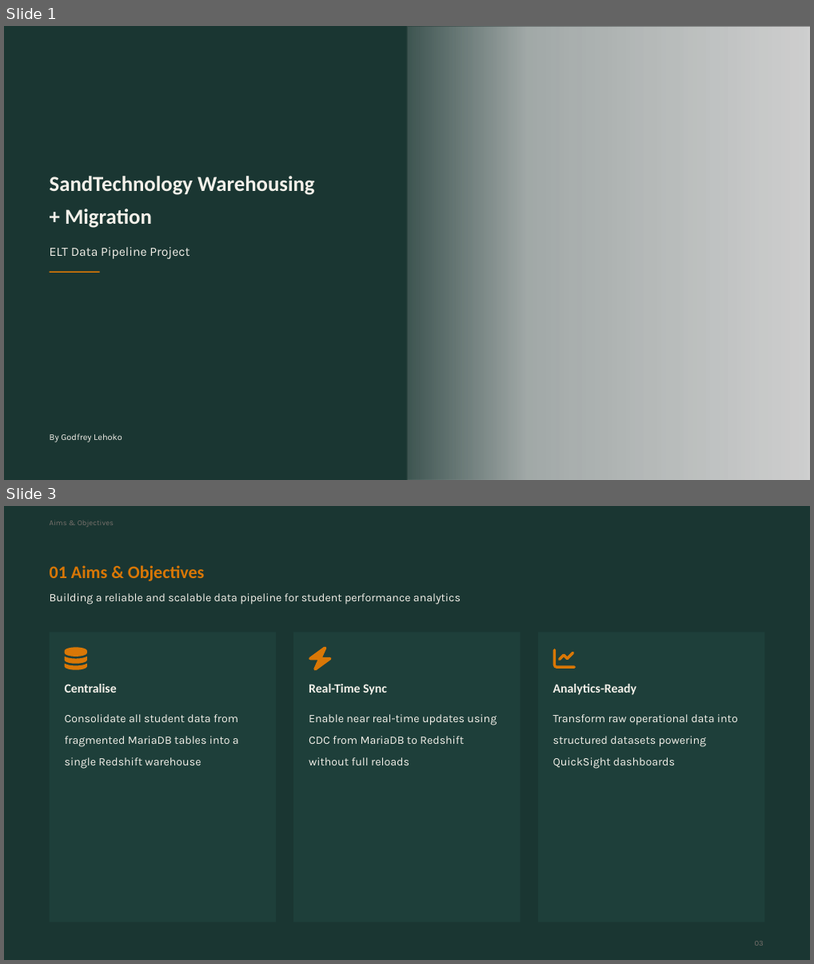
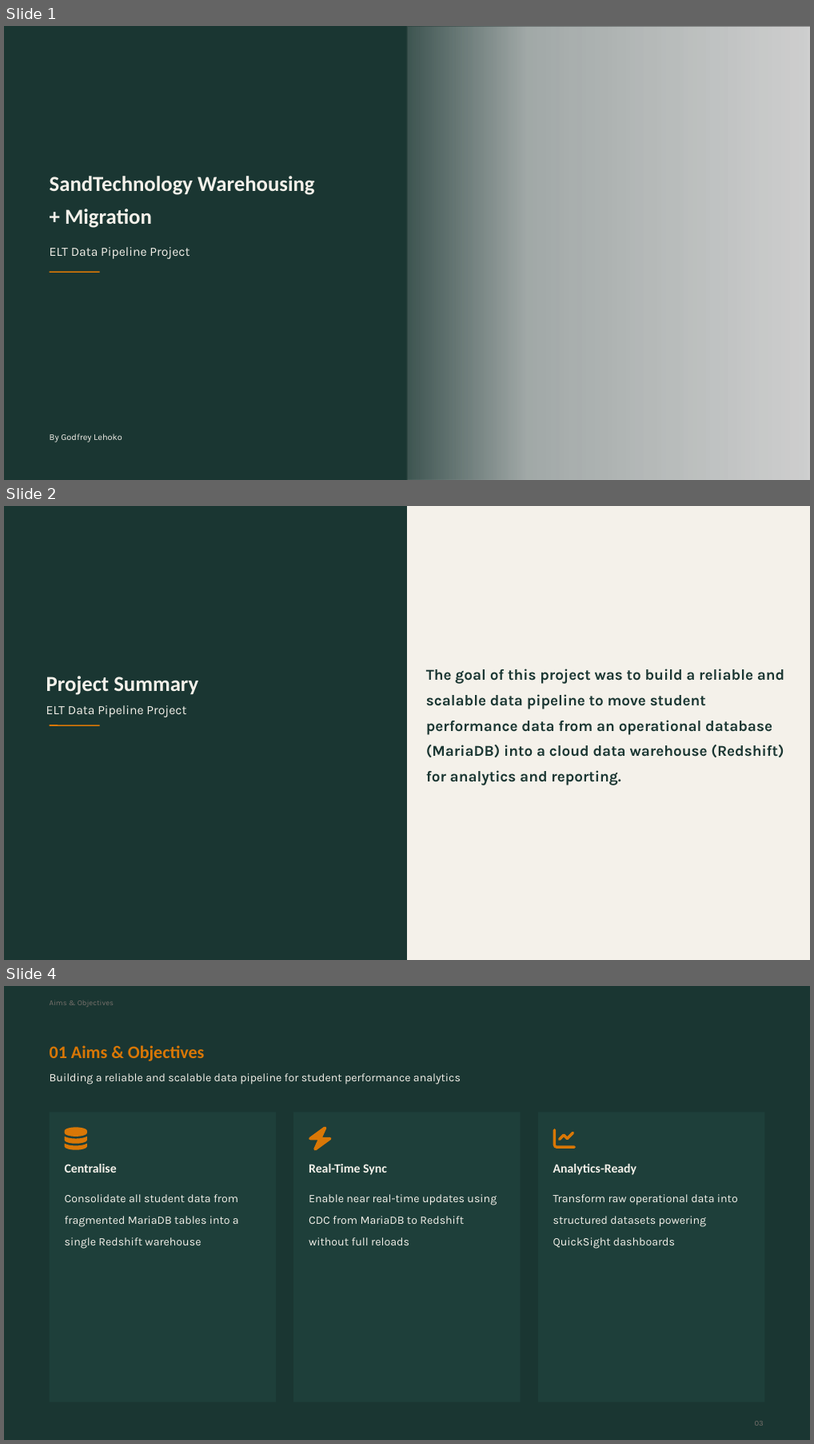
Before and after one commit to godfreylehokoG/incubeta-de-screening, a slide deck: previous-project-walkthrough/SandTechnology Warehousing + Migration.pptx. Shown one above the other, each under a label of ours: slides 1 and 3 before the commit, slides 1, 2 and 4 after it; the slides between them are not shown. The pictures are 814x964 and 814x1444 pixels, drawn with LibreOffice and Linux fonts; fonts in the diff are those of the drawing; grey boxes stand for pictures. Boxes give left, top, right and bottom in pixels: in the first picture for what was removed or moved away, otherwise in the second. Text is boxed around its words. In the diff, an @@ line names an element or a change of style, - is before the commit and + after.

```diff
--- a/previous-project-walkthrough/SandTechnology Warehousing + Migration.pptx
+++ b/previous-project-walkthrough/SandTechnology Warehousing + Migration.pptx
@@ slide 2 added at (4, 506, 810, 960), background #F4F1EA @@
@@ rectangle added at (4, 506, 407, 960), fill #1A3632 @@
@@ text added at (426, 668, 785, 785), 24 pt, text #1A3632, bold @@
+The goal of this project was to build a reliable and scalable data pipeline to move student performance data from an operational database (MariaDB) into a cloud data warehouse (Redshift) for analytics and reporting.
@@ text added at (46, 676, 198, 695), 34 pt, text #F4F1EA, bold @@
+Project Summary
@@ text added at (46, 705, 186, 717), 20 pt, text #F4F1EA @@
+ELT Data Pipeline Project
@@ line added from (50, 725) to (100, 725), #D97706 2 pt @@
@@ what was slide 3 is now slide 4 @@
```
Also in this commit, not shown: 7 slides changed.
